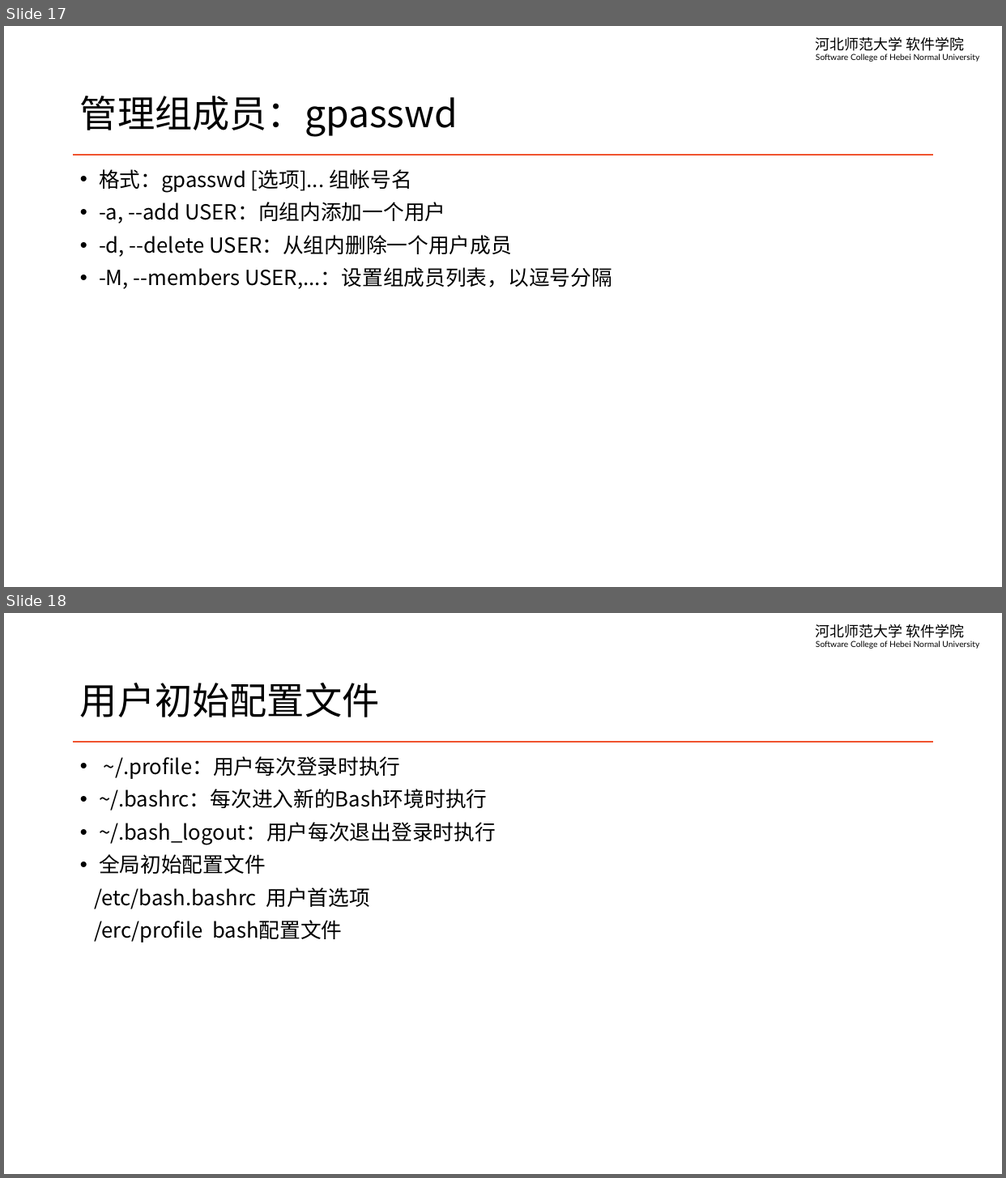
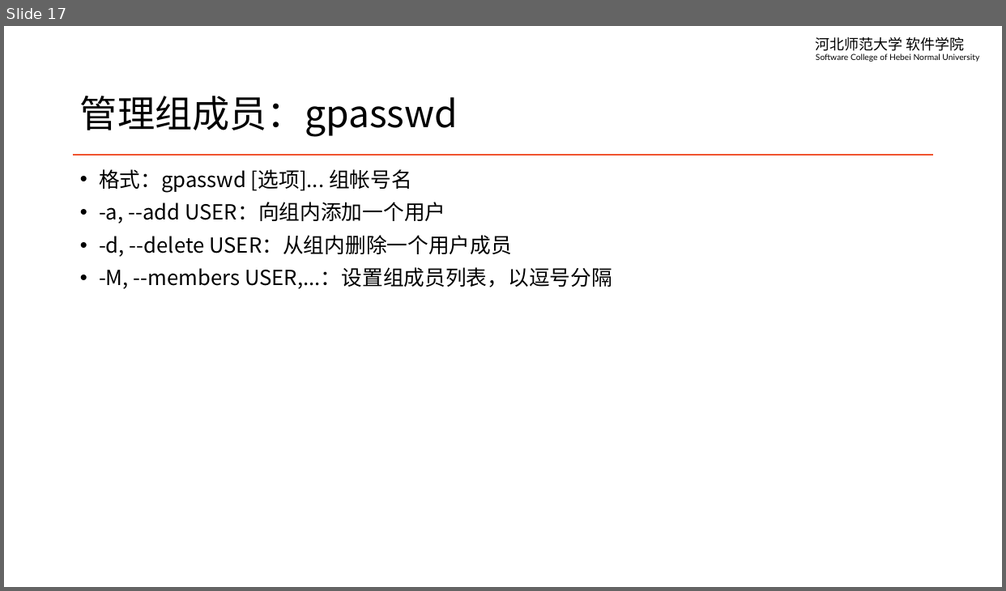
Before and after one commit to edu2act/course-linux-system, a slide deck: materials/slides/ch05-user-managment.pptx. Shown one above the other, each under a label of ours: slides 17 and 18 before the commit, slide 17 after it. The pictures are 1006x1178 and 1006x591 pixels, drawn with LibreOffice and Linux fonts; fonts in the diff are those of the drawing. Boxes give left, top, right and bottom in pixels: in the first picture for what was removed or moved away, otherwise in the second. Text is boxed around its words. In the diff, an @@ line names an element or a change of style, - is before the commit and + after.

```diff
--- a/materials/slides/ch05-user-managment.pptx
+++ b/materials/slides/ch05-user-managment.pptx
@@ slide 18 removed at <box>4,613,1002,1174</box>, background #FFFFFF; not listed: 2 template elements that a slide beside it also shows @@
@@ title removed at <box>80,683,380,717</box> @@
-用户初始配置文件
@@ text removed at <box>94,756,496,943</box> @@
-• ~/.profile：用户每次登录时执行
-• ~/.bashrc：每次进入新的Bash环境时执行
-• ~/.bash_logout：用户每次退出登录时执行
-• 全局初始配置文件
-/etc/bash.bashrc 用户首选项
-/erc/profile bash配置文件
```
Also in this commit, not shown: 2 slides changed, 12 other files.
